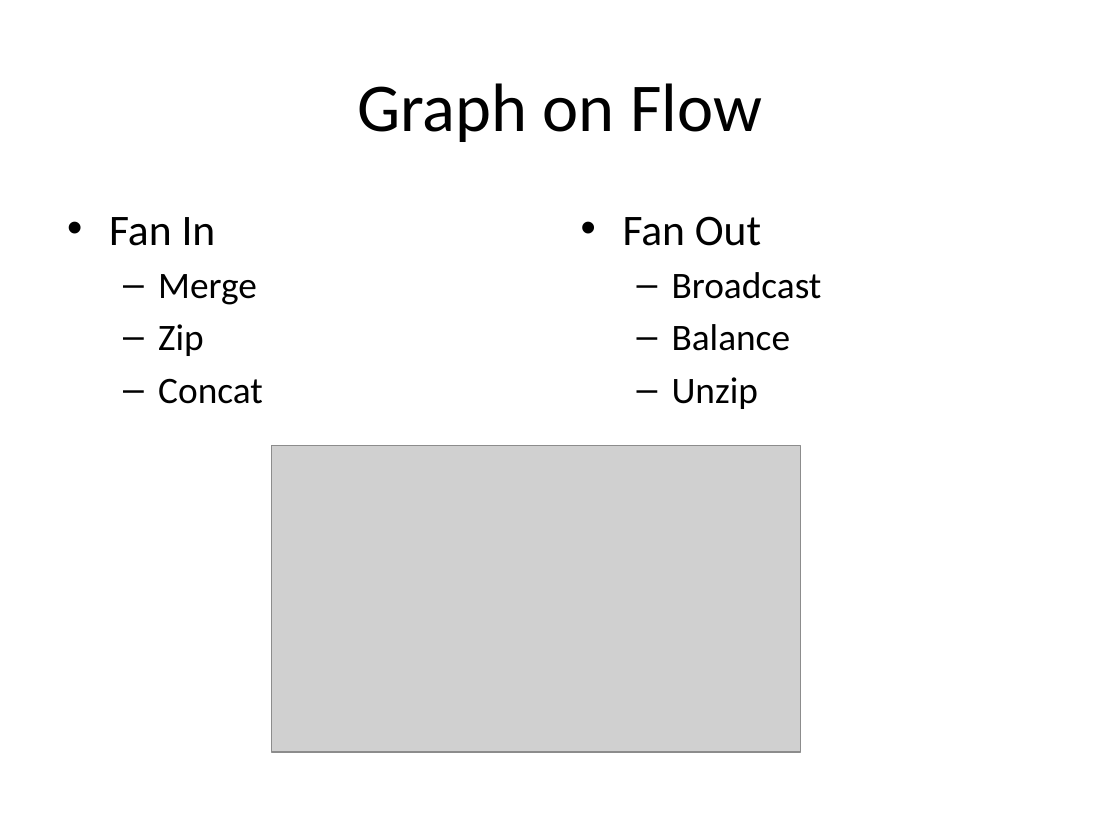
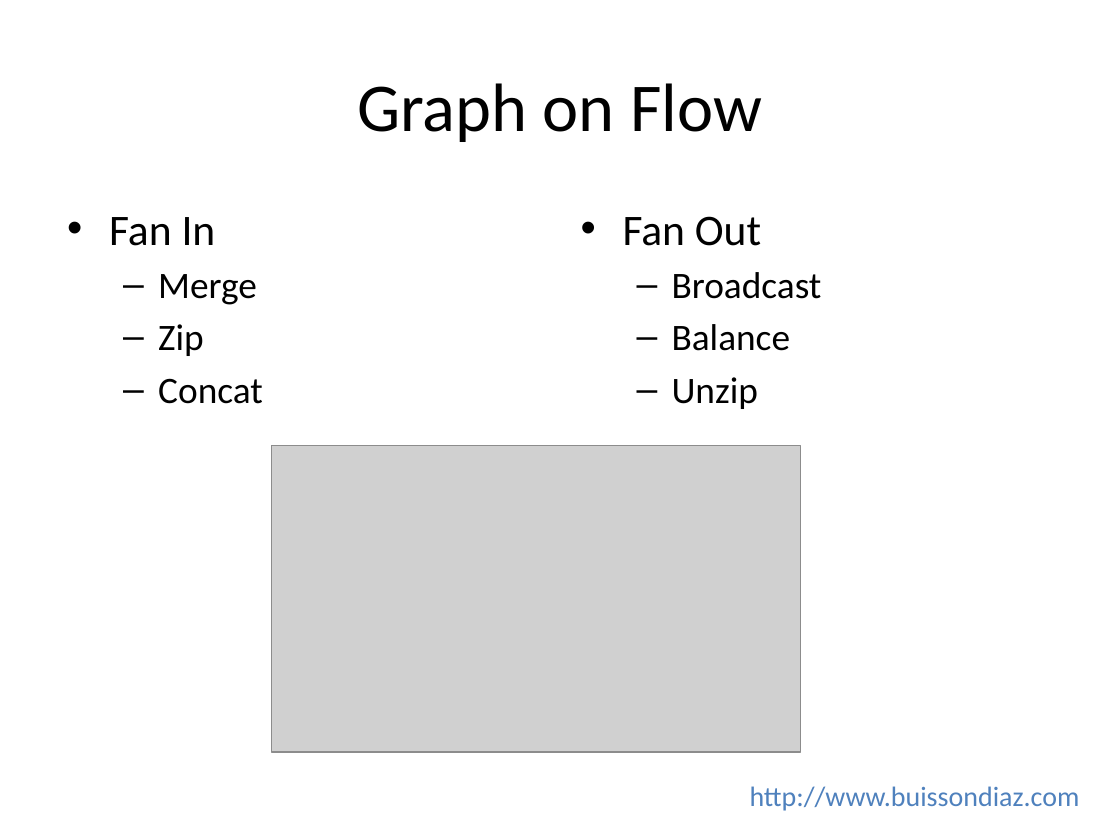
Before and after one commit to buidiaconseil/DemoKafkaAkkaSpark, a slide deck: slide 16 of KafkaAkkaDemo.pptx. Drawn at 1120x840 pixels with LibreOffice and Linux fonts; fonts in the diff are those of the drawing; grey boxes stand for pictures. Boxes give left, top, right and bottom in pixels: in the first picture for what was removed or moved away, otherwise in the second. Text is boxed around its words. In the diff, an @@ line names an element or a change of style, - is before the commit and + after.

```diff
--- a/KafkaAkkaDemo.pptx
+++ b/KafkaAkkaDemo.pptx
@@ text added at box(750, 786, 1080, 811), 18 pt, text #4F81BD @@
+http://www.buissondiaz.com
```
Also in this commit, not shown: 25 other slides changed, 2 other files.
